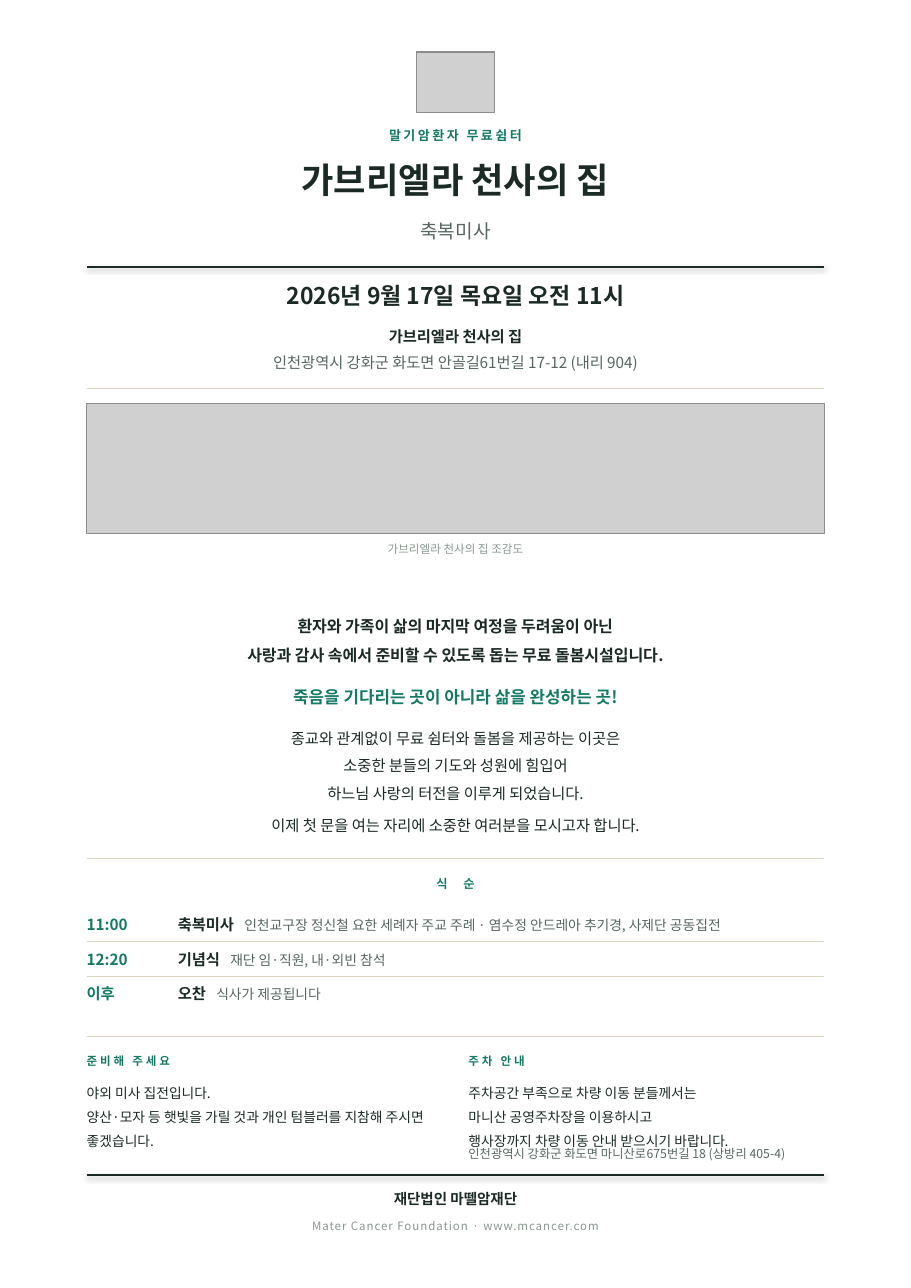
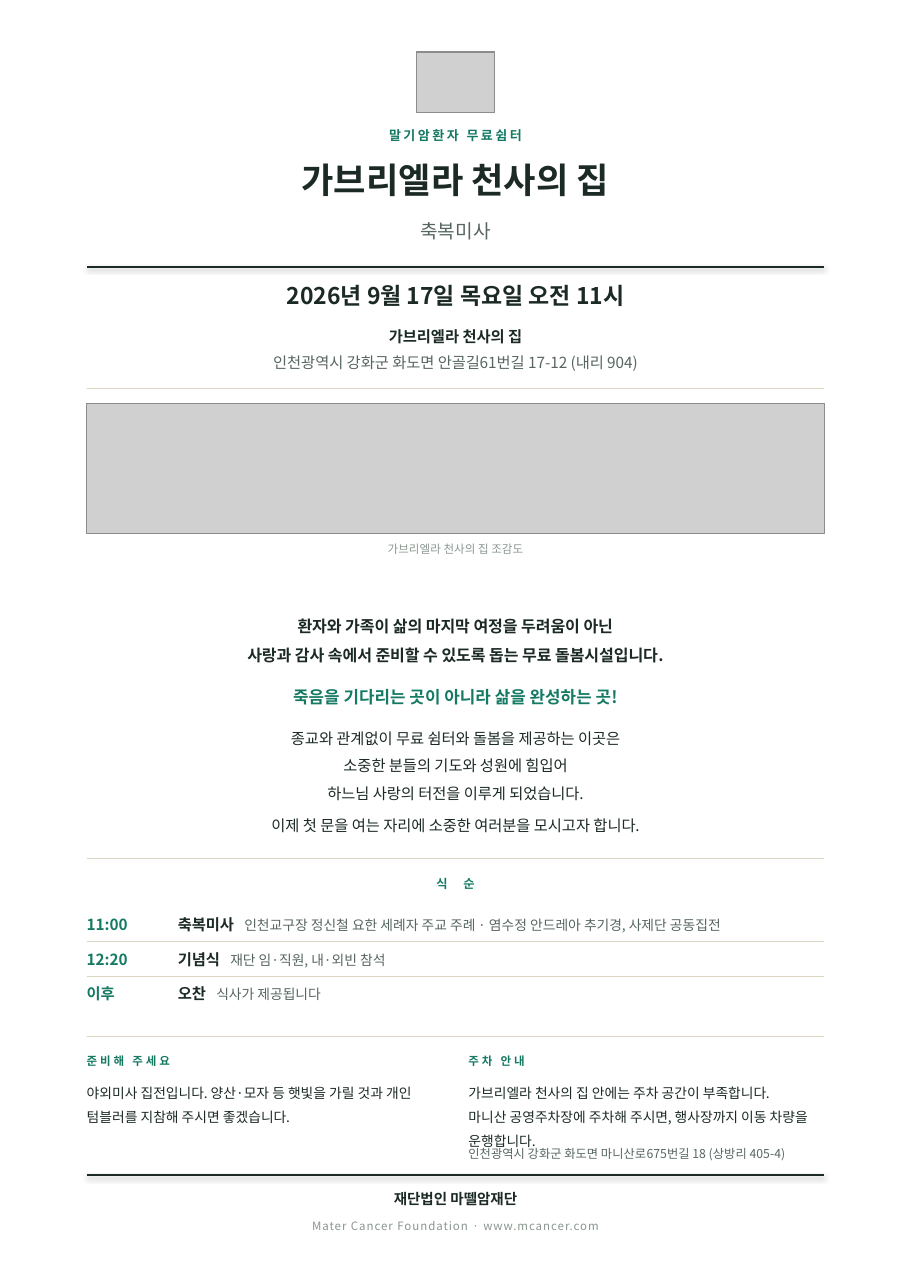
Before and after one commit to mcancermaria-hue/gabriella-invitation, a slide deck: slide 1 of print/가브리엘라_축복미사_초대장_A4.pptx. Drawn at 911x1288 pixels with LibreOffice and Linux fonts; fonts in the diff are those of the drawing; grey boxes stand for pictures. Boxes give left, top, right and bottom in pixels: in the first picture for what was removed or moved away, otherwise in the second. Text is boxed around its words. In the diff, an @@ line names an element or a change of style, - is before the commit and + after.

Commit message:
하단 안내 문구 원안 복귀 (줄바꿈 2곳만)
- 준비해 주세요: '개인' 뒤 줄바꿈
- 주차 안내: '부족합니다.' 뒤 줄바꿈
- PDF 2종·PPTX·온라인 동기화

```diff
--- a/print/가브리엘라_축복미사_초대장_A4.pptx
+++ b/print/가브리엘라_축복미사_초대장_A4.pptx
@@ text at bbox=[87, 1086, 411, 1123]: text changed @@
-야외 미사 집전입니다.
-양산·모자 등 햇빛을 가릴 것과 개인 텀블러를 지참해 주시면
-좋겠습니다.
+야외미사 집전입니다. 양산·모자 등 햇빛을 가릴 것과 개인
+텀블러를 지참해 주시면 좋겠습니다.
@@ text at bbox=[468, 1086, 808, 1151]: text changed @@
-주차공간 부족으로 차량 이동 분들께서는
-마니산 공영주차장을 이용하시고
-행사장까지 차량 이동 안내 받으시기 바랍니다.
+가브리엘라 천사의 집 안에는 주차 공간이 부족합니다.
+마니산 공영주차장에 주차해 주시면, 행사장까지 이동 차량을
+운행합니다.
```
Also in this commit, not shown: 7 other files.
